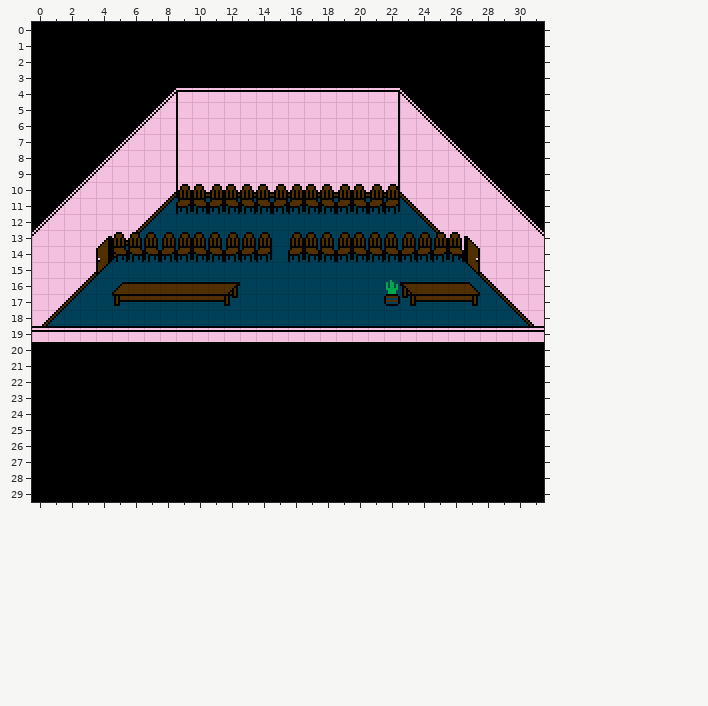
Tiled map: src/assets/maps/coworkeroffice06.tmx. The picture above was drawn from the file before the commit.
Cells are 8x8 px. Shown: x 0..31, y 0..29.
New version:
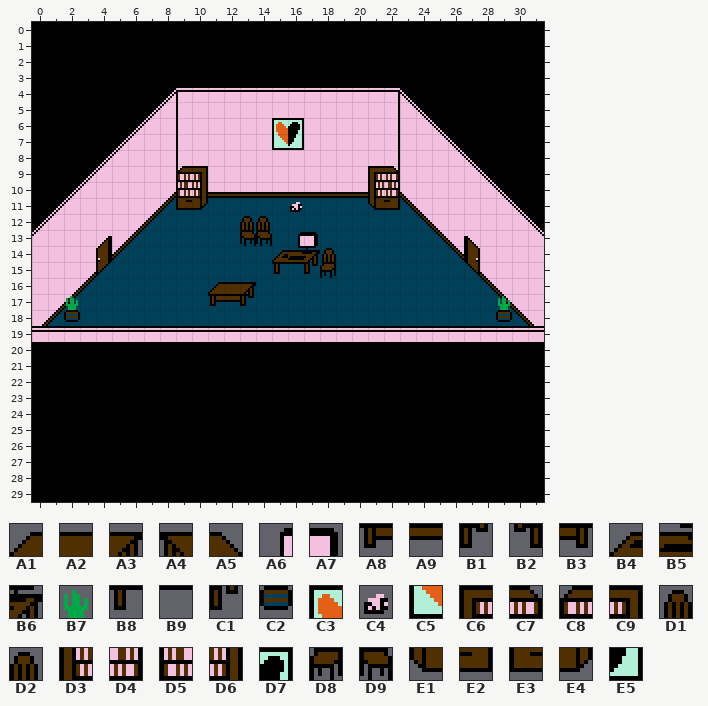
Key: from "tileset": A1 64, A2 65, A3 66, A4 67, A5 68, A6 70, A7 71, A8 96, A9 97, B1 98, B2 99, B3 100, B4 101, B5 102, B6 103, B7 132, B8 133, B9 134, C1 135, C2 164, C3 192, C4 196, C5 224, C6 261, C7 262, C8 263, C9 264, D1 291, D2 292, D3 293, D4 294, D5 295, D6 296, D7 300, D8 323, D9 324, E1 325, E2 326, E3 327, E4 328, E5 332.
__ is an empty cell.
Difference:
Layer "Tile Layer 2":
y 6: x 15..16 __ __ -> C3 D7
y 7: x 15..16 __ __ -> C5 E5
y 9: x 9..10 __ __ -> C8 C9; x 21..22 __ __ -> C6 C7
y 10: x 9..22 D1 D2 D1 D2 D2 D2 D1 D1 D2 D2 D1 D2 D1 D1 -> D5 D6 __ __ __ __ __ __ __ __ __ __ D3 D4
y 11: x 9..22 D8 D9 D8 D9 D9 D9 D8 D8 D9 D9 D8 D9 D8 D8 -> E3 E4 __ __ __ __ __ C4 __ __ __ __ E1 E2
y 12: x 13..14 __ __ -> D2 D2
y 13: x 5..14 D2 D2 D2 D1 D1 D2 D2 D1 D1 D1 -> __ __ __ __ __ __ __ __ D9 D9; x 16..26 D1 D2 D2 D1 D2 D2 D2 D1 D1 D1 D2 -> A6 A7 __ __ __ __ __ __ __ __ __
y 14: x 5..26 D9 D9 D9 D8 D8 D9 D9 D8 D8 D8 __ D8 D9 D9 D8 D9 D9 D9 D8 D8 D8 D9 -> __ __ __ __ __ __ __ __ __ __ B4 B5 B6 D1 __ __ __ __ __ __ __ __
y 15: x 15..18 __ __ __ __ -> B8 B9 C1 D8
y 16: x 5..13 A1 A2 A2 A2 A2 A2 A2 A3 __ -> __ __ __ __ __ __ A1 A2 A3; x 22..27 B7 A4 A2 A2 A2 A5 -> __ __ __ __ __ __
y 17: x 2 __ -> B7; x 5..13 A8 A9 A9 A9 A9 A9 A9 B1 __ -> __ __ __ __ __ __ A8 A9 B1; x 22..27 C2 B2 A9 A9 A9 B3 -> __ __ __ __ __ __; x 29 __ -> B7
y 18: x 2 __ -> C2; x 29 __ -> C2
Where, in picture pixels (left, top, right, bottom), the same in both pictures:
added: (272, 118, 304, 150)
changed: (112, 166, 464, 278)
changed: (112, 282, 256, 306)
removed: (384, 280, 480, 306)
added: (64, 296, 80, 322)
added: (496, 296, 512, 322)
